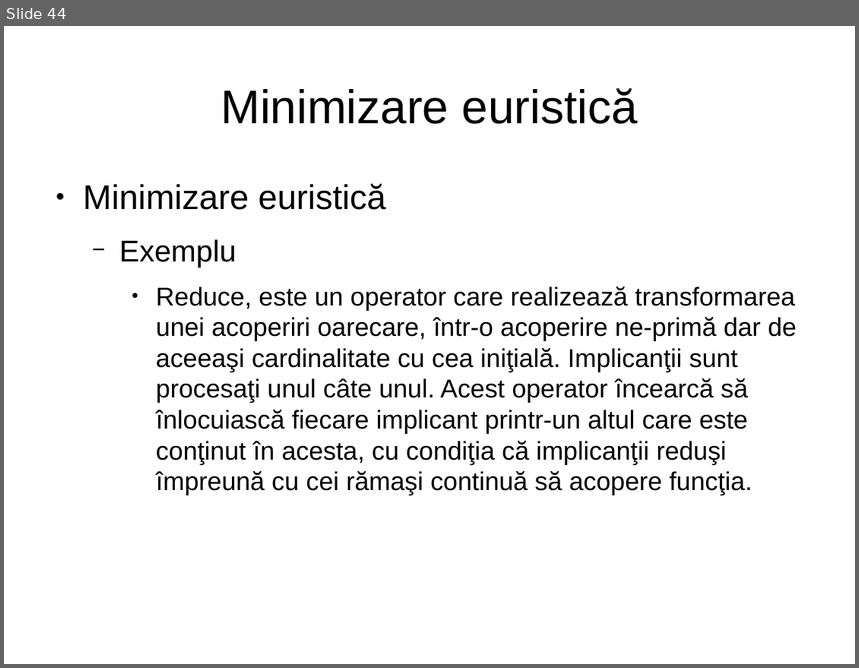
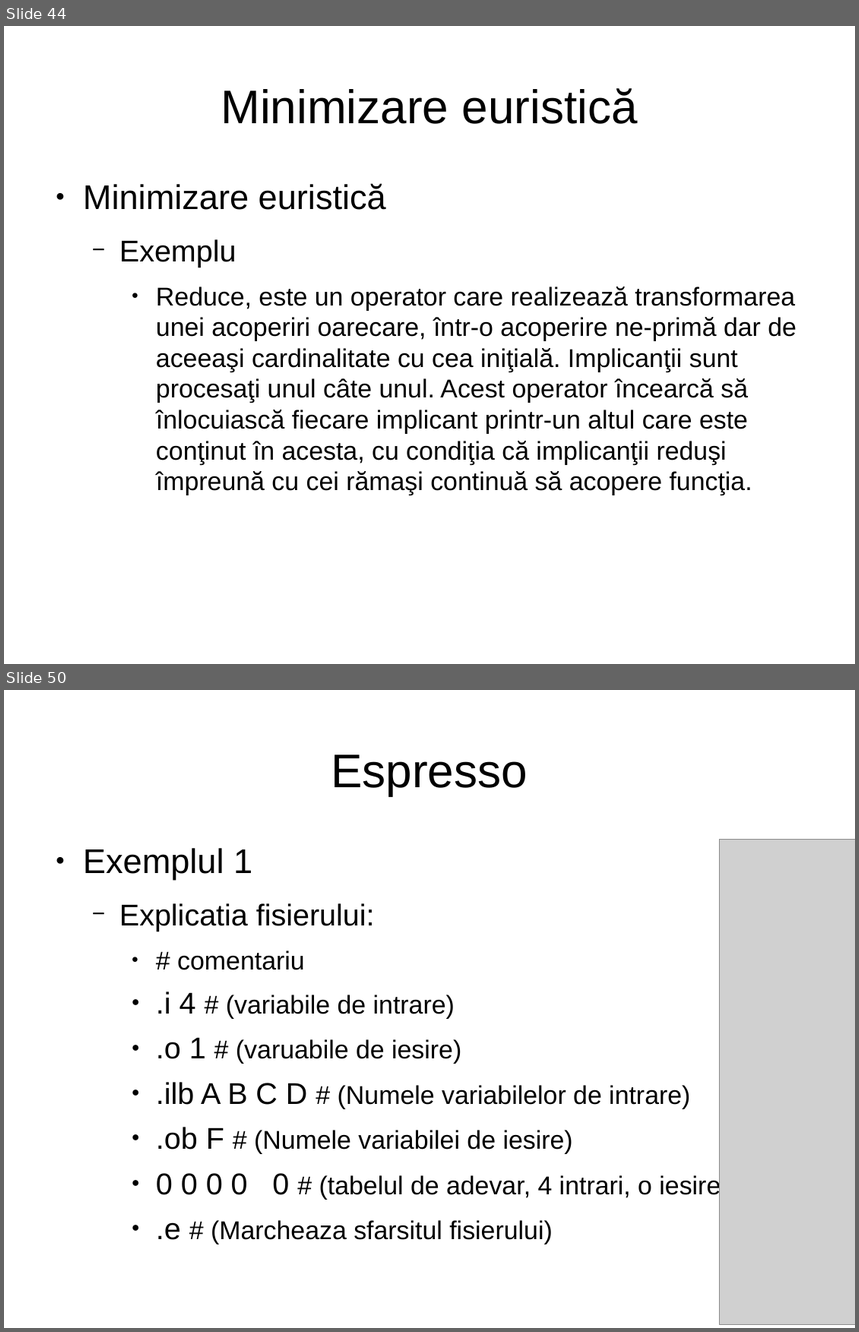
Before and after one commit to mohammadfayaj/Suport_HDL, a slide deck: Curs_3_Minimizarea_logica/FunctiiLogice2.3.odp. Shown one above the other, each under a label of ours: slide 44 before the commit, slides 44 and 50 after it; the slides between them are not shown. The pictures are 859x668 and 859x1332 pixels, drawn with LibreOffice and Linux fonts; fonts in the diff are those of the drawing; grey boxes stand for pictures. Boxes give left, top, right and bottom in pixels: in the first picture for what was removed or moved away, otherwise in the second. Text is boxed around its words. In the diff, an @@ line names an element or a change of style, - is before the commit and + after.

Commit message:
updated Espresso examples in prezentation

```diff
--- a/Curs_3_Minimizarea_logica/FunctiiLogice2.3.odp
+++ b/Curs_3_Minimizarea_logica/FunctiiLogice2.3.odp
@@ slide 50 added at [4,690,855,1328], background #FFFFFF @@
@@ title added at [331,755,528,796], 44 pt, text #000000 @@
+Espresso
@@ text added at [83,848,729,1245], 24 pt, text #000000 @@
+● Exemplul 1
+  − Explicatia fisierului:
+    ● # comentariu
+    ● .i 4 # (variabile de intrare)
+    ● .o 1 # (varuabile de iesire)
+    ● .ilb A B C D # (Numele variabilelor de intrare)
+    ● .ob F # (Numele variabilei de iesire)
+    ● 0 0 0 0 0 # (tabelul de adevar, 4 intrari, o iesire)
+    ● .e # (Marcheaza sfarsitul fisierului)
@@ picture added at [720,839,855,1325] @@
```
Also in this commit, not shown: 17 slides changed, 5 other slides added, 1 slide removed, 1 other file.
